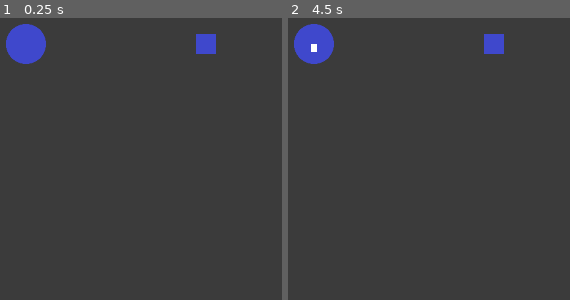
Above: before the commit, frames 1-2 (left to right).
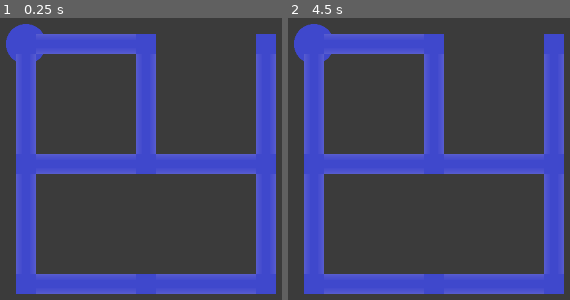
Above: after the commit, the same moments.

Repository: mwegrzyn2311/Procedural-Level-Generation
Game: Godot game, scene res://Games/Panel/Board/board.tscn
Two runs of this game, one before a commit and one after it. Both use one fixed random seed, a clock stepped at 60 frames per second and the inputs below. This scene is started directly instead of the project's main scene.
Inputs (mouse positions are in pixels of both pictures, inside the frame that each line leads up to):
- Up to frame 1 (0.25 s): no input
- Up to frame 2 (4.5 s): tap Enter at 0.5, 2, 3.5 s; move the mouse to (313, 43) at 0.52 s; hold Right (ui_right) 0.53-1.28 s; click (313, 43) at 0.67 s; tap Space at 1.25, 2.75, 4.25 s; move the mouse to (493, 43) at 1.27 s; hold Down (ui_down) 1.28-2.03 s; click (493, 43) at 1.42 s; move the mouse to (outside the picture) at 2.02 s; hold Right (ui_right) 2.03-2.78 s; click (outside the picture) at 2.17 s; move the mouse to (513, 221) at 2.77 s; hold Up (ui_up) 2.78-3.53 s; click (513, 221) at 2.92 s; move the mouse to (outside the picture) at 3.52 s; hold Left (ui_left) from 3.53 s (still down); click (outside the picture) at 3.67 s; move the mouse to (313, 51) at 4.27 s; click (313, 51) at 4.42 s

The runs differ from the first frame. In frame 1, 29% of the frame differs, in the area x 5-98%, y 5-98%; in frame 2, 29%.
Error before the commit: Invalid call. Nonexistent function 'turn' in base 'Node2D (Board)'. (res://Games/Panel/Board/Intersection.gd:13)

Commit message:
Working basic panels

Diff:
--- /dev/null
+++ b/Common/Dir2.gd
@@ -0,0 +1,10 @@
+extends Node
+
+func closest_dir(dir: Vector2) -> Vector2:
+	if abs(dir.x) > abs(dir.y):
+		return Vector2.RIGHT if dir.x > 0 else Vector2.LEFT
+	else:
+		return Vector2.UP if dir.y < 0 else Vector2.DOWN
+
+func is_dir(vec: Vector2) -> bool:
+	return vec == Vector2.RIGHT or vec == Vector2.DOWN or vec == Vector2.LEFT or vec == Vector2.UP
--- a/Games/Panel/Board/board.gd
+++ b/Games/Panel/Board/board.gd
@@ -1,31 +1,44 @@
 extends Node2D
 
-class_name Board
+class_name PanelBoard
 
 @onready var panel_elements = $Elements
-@onready var start = $Elements/Start
 @onready var line: Line = Line.new()
 
+var start: PanelStart
+var currently_over: PanelEle = null
+
 var is_drawing: bool = false
-var last_drawing_origin: Vector2
+var drawing_dir: Vector2 = Vector2.RIGHT
 
 func _ready():
 	self.add_child(line)
 	_reset_line()
 	call_deferred("register_in_navigation")
+	regenerate_level()
 
 func _process(delta):
-	if is_drawing:
-		line.set_point_position(line.get_point_count() - 1, get_local_mouse_position())
+	if not is_drawing:
+		return
+	if currently_over != null:
+		return
+
+	line.set_point_position(line.get_point_count() - 1, _line_point_inside_pipe())
+
+func _line_point_inside_pipe() -> Vector2:
+	var prev_point = line.get_point_position(line.get_point_count() - 2)
+	return prev_point + abs(get_local_mouse_position() - prev_point) * self.drawing_dir
 
 func register_in_navigation():
 	NAVIGATION.game_scene = self
 
 func generate_elements():
 	CURRENT_PANEL.generate_map()
-	for element in CURRENT_LEVEL_INFO.level_map:
-		panel_elements.add_child(element)
-		element.add_to_group("panel_elements")
+	for pos in CURRENT_PANEL.panel_dict:
+		var element = PANEL_ELE_CONVERTER.convert(CURRENT_PANEL.panel_dict[pos], pos, self)
+		if element != null:
+			panel_elements.add_child(element)
+			element.add_to_group("panel_elements")
 
 func cleanup():
 	_reset_line()
@@ -36,18 +49,28 @@
 	cleanup()
 	generate_elements()
 
+func _last_drawing_origin() -> Vector2:
+	return line.get_point_position(line.get_point_count() - 2)
 
 func _reset_line():
 	line.clear_points()
-	last_drawing_origin = start.position
-	line.add_point(last_drawing_origin)
-	line.add_point(last_drawing_origin)
+	var start_pos = Vector2(0,0) if start == null else start.position
+	line.add_point(start_pos)
+	line.add_point(start_pos)
 
-func _turn(intersection_pos):
-	last_drawing_origin = intersection_pos
-	line.add_point(intersection_pos)
+func _turn(intersection_pos: Vector2, mouse_move_dir: Vector2):
+	self.drawing_dir = mouse_move_dir
+	line.set_point_position(line.get_point_count() - 1, intersection_pos)
+	line.add_point(_line_point_inside_pipe())
+
+func _change_dir(mouse_move_dir: Vector2):
+	self.drawing_dir = mouse_move_dir
+
+func _go_back(back_dir: Vector2):
+	line.remove_point(line.get_point_count() - 2)
 
 func _start_drawing():
+	self.register_curr_over(start)
 	if is_drawing:
 		pass
 	is_drawing = true
@@ -56,16 +79,65 @@
 	is_drawing = false
 	_reset_line()
 
-func _on_start_input_event(viewport, event, shape_idx):
-	if event is InputEventMouseButton:
-		_start_drawing()
-
 func _on_background_gui_input(event):
 	if event is InputEventMouseButton:
 		_end_drawing()
 
+func register_start(start: PanelStart):
+	self.start = start
 
+func _has_already_been_visited(pos: Vector2):
+	return line.points.find(pos) != -1
 
+func has_already_been_visited(ele: PanelEle):
+	return _has_already_been_visited(ele.position)
 
-func _on_intersection_mouse_entered():
-	pass # Replace with function body.
+func is_last_visited(ele: PanelEle):
+	return ele.position == _last_drawing_origin()
+
+func register_curr_over(currently_over: PanelEle):
+	if is_drawing and (is_last_visited(currently_over) or (not has_already_been_visited(currently_over) and is_neighbouring_node(currently_over))):
+		self.currently_over = currently_over
+
+func is_neighbouring_node(currently_over: PanelEle) -> bool:
+	var curr_pos: Vector2 = currently_over.position
+	var prev_pos: Vector2 = line.get_point_position(line.get_point_count() - 2)
+	if curr_pos.x == prev_pos.x:
+		return abs(curr_pos.y - prev_pos.y) == PANEL_ELE_CONVERTER.NEIGH_DIST
+	elif curr_pos.y == prev_pos.y:
+		return abs(curr_pos.x - prev_pos.x) == PANEL_ELE_CONVERTER.NEIGH_DIST
+	else:
+		return false
+
+func _neigh_has_been_visited(intersection_pos: Vector2, dir: Vector2) -> bool:
+	return _has_already_been_visited(intersection_pos + dir * PANEL_ELE_CONVERTER.NEIGH_DIST)
+
+func _can_move_mouse_to(intersection: PanelEle, dir: Vector2) -> bool:
+	var mouse_over_coord = intersection.board_coord + dir
+	return CURRENT_PANEL.panel_dict.has(mouse_over_coord) and CURRENT_PANEL.panel_dict[mouse_over_coord] == PANEL_ELEMENTS.Ele.PIPE
+
+func _should_turn(intersection_pos: Vector2, dir: Vector2) -> bool:
+	return intersection_pos != _last_drawing_origin() and (line.get_point_position(line.get_point_count() - 2) - line.get_point_position(line.get_point_count() - 1)).normalized() != dir
+
+func _should_change_dir(intersection_pos: Vector2, dir: Vector2) -> bool:
+	return intersection_pos == _last_drawing_origin() and (line.get_point_position(line.get_point_count() - 3) - line.get_point_position(line.get_point_count() - 2)).normalized() != dir
+
+func _should_go_back(intersection_pos: Vector2, dir: Vector2) -> bool:
+	return intersection_pos == _last_drawing_origin() and (line.get_point_position(line.get_point_count() - 3) - line.get_point_position(line.get_point_count() - 2)).normalized() == dir
+
+func curr_over_exited(curr_over: PanelEle):
+	# This is the case where you've entered something you shouldn't
+	if not is_drawing or self.currently_over != curr_over:
+		return
+	var mouse_move_dir: Vector2 = currently_over.get_drawing_dir()
+	if not _can_move_mouse_to(curr_over, mouse_move_dir):
+		return
+	if _should_turn(currently_over.position, mouse_move_dir):
+		_turn(currently_over.position, mouse_move_dir)
+	elif _should_change_dir(currently_over.position, mouse_move_dir):
+		_change_dir(mouse_move_dir)
+	else:
+		self.drawing_dir = -mouse_move_dir
+		if _should_go_back(currently_over.position, mouse_move_dir):
+			_go_back(currently_over.position)
+	currently_over = null
--- a/Games/Panel/Board/board.tscn
+++ b/Games/Panel/Board/board.tscn
@@ -1,16 +1,8 @@
-[gd_scene load_steps=7 format=3 uid="uid://cfj55mtw2xm2u"]
+[gd_scene load_steps=2 format=3 uid="uid://qg8prwos6mj0"]
 
 [ext_resource type="Script" path="res://Games/Panel/Board/board.gd" id="1_bi78r"]
-[ext_resource type="Texture2D" uid="uid://c43hxrg6wnx5k" path="res://Games/Panel/Board/circle.png" id="1_vqjgc"]
-[ext_resource type="Script" path="res://Games/Panel/Board/Intersection.gd" id="3_w8y56"]
-[ext_resource type="Texture2D" uid="uid://7gwlqxxnegq1" path="res://Games/Panel/Board/square_256.png" id="4_cuajv"]
 
-[sub_resource type="CircleShape2D" id="CircleShape2D_5p7r8"]
-radius = 32.0
-
-[sub_resource type="RectangleShape2D" id="RectangleShape2D_215ui"]
-
-[node name="Board" type="Node2D"]
+[node name="PanelBoard" type="Node2D"]
 script = ExtResource("1_bi78r")
 
 [node name="Background" type="ColorRect" parent="."]
@@ -21,30 +13,4 @@
 
 [node name="Elements" type="Node2D" parent="."]
 
-[node name="Start" type="StaticBody2D" parent="Elements"]
-position = Vector2(256, 256)
-input_pickable = true
-
-[node name="CollisionShape2D" type="CollisionShape2D" parent="Elements/Start"]
-shape = SubResource("CircleShape2D_5p7r8")
-
-[node name="Sprite2D" type="Sprite2D" parent="Elements/Start"]
-scale = Vector2(0.125, 0.125)
-texture = ExtResource("1_vqjgc")
-
-[node name="Intersection" type="StaticBody2D" parent="Elements"]
-input_pickable = true
-script = ExtResource("3_w8y56")
-
-[node name="CollisionShape2D" type="CollisionShape2D" parent="Elements/Intersection"]
-position = Vector2(544, 256)
-shape = SubResource("RectangleShape2D_215ui")
-
-[node name="Sprite2D" type="Sprite2D" parent="Elements/Intersection"]
-position = Vector2(544, 256)
-scale = Vector2(0.125, 0.125)
-texture = ExtResource("4_cuajv")
-
 [connection signal="gui_input" from="Background" to="." method="_on_background_gui_input"]
-[connection signal="input_event" from="Elements/Start" to="." method="_on_start_input_event"]
-[connection signal="mouse_entered" from="Elements/Intersection" to="Elements/Intersection" method="_on_mouse_entered"]
--- /dev/null
+++ b/Games/Panel/Element/Intersection/intersection.gd
@@ -0,0 +1,13 @@
+extends PanelEle
+
+class_name PanelIntersection
+
+const SCENE = preload("res://Games/Panel/Element/Intersection/intersection.tscn")
+
+
+func _on_mouse_entered():
+	board.register_curr_over(self)
+
+
+func _on_mouse_exited():
+	board.curr_over_exited(self)
--- /dev/null
+++ b/Games/Panel/Element/Intersection/intersection.tscn
@@ -0,0 +1,15 @@
+[gd_scene load_steps=4 format=3 uid="uid://cx7q6e4h086fe"]
+
+[ext_resource type="Texture2D" uid="uid://7gwlqxxnegq1" path="res://Games/Panel/Element/Intersection/square_256.png" id="1_8fac1"]
+[ext_resource type="PackedScene" uid="uid://b6m4ht4tkdnbv" path="res://Games/Panel/Element/panel_ele.tscn" id="1_ee6qp"]
+[ext_resource type="Script" path="res://Games/Panel/Element/Intersection/intersection.gd" id="2_ifa7p"]
+
+[node name="Intersection" instance=ExtResource("1_ee6qp")]
+input_pickable = true
+script = ExtResource("2_ifa7p")
+
+[node name="Sprite" parent="." index="1"]
+texture = ExtResource("1_8fac1")
+
+[connection signal="mouse_entered" from="." to="." method="_on_mouse_entered"]
+[connection signal="mouse_exited" from="." to="." method="_on_mouse_exited"]
--- /dev/null
+++ b/Games/Panel/Element/Pipe/pipe.gd
@@ -0,0 +1,24 @@
+extends PanelEle
+
+class_name PanelPipe
+
+const SCENE = preload("res://Games/Panel/Element/Pipe/pipe.tscn")
+const HALF_PIPE_OFFSET = ((PANEL_ELEMENTS.PIPE_LEN - 1) * PANEL_ELEMENTS.ELE_SIZE * PANEL_ELEMENTS.ELE_SCALE) / 2
+
+func _ready():
+	self.apply_scale(Vector2(PANEL_ELEMENTS.PIPE_LEN, 1))
+
+func initialize(board: PanelBoard, board_coord: Vector2, coords: Vector2, is_vertical: bool = false):
+	super.initialize(board, board_coord, coords, is_vertical)
+	offset_by_half_pipe_len(is_vertical)
+	if is_vertical:
+		rotate_to_vertical()
+
+func rotate_to_vertical():
+	self.set_rotation_degrees(90)
+
+func offset_by_half_pipe_len(is_vertical: bool = false):
+	if is_vertical:
+		self.position.y += HALF_PIPE_OFFSET
+	else:
+		self.position.x += HALF_PIPE_OFFSET
--- /dev/null
+++ b/Games/Panel/Element/Pipe/pipe.tscn
@@ -0,0 +1,11 @@
+[gd_scene load_steps=4 format=3 uid="uid://ce0xuctacswwp"]
+
+[ext_resource type="PackedScene" uid="uid://b6m4ht4tkdnbv" path="res://Games/Panel/Element/panel_ele.tscn" id="1_oilbp"]
+[ext_resource type="Texture2D" uid="uid://2j00fqpdw5fu" path="res://Games/Panel/Element/Pipe/Pipe.png" id="2_ls6bg"]
+[ext_resource type="Script" path="res://Games/Panel/Element/Pipe/pipe.gd" id="2_nnqc4"]
+
+[node name="Pipe" instance=ExtResource("1_oilbp")]
+script = ExtResource("2_nnqc4")
+
+[node name="Sprite" parent="." index="1"]
+texture = ExtResource("2_ls6bg")
--- /dev/null
+++ b/Games/Panel/Element/Start/start.gd
@@ -0,0 +1,19 @@
+extends PanelEle
+
+class_name PanelStart
+
+const SCENE = preload("res://Games/Panel/Element/Start/start.tscn")
+
+func initialize(board: PanelBoard, board_coord: Vector2, coords: Vector2, is_vertical: bool = false):
+	super.initialize(board, board_coord, coords, is_vertical)
+	board.register_start(self)
+
+func _on_input_event(viewport, event, shape_idx):
+	if event is InputEventMouseButton:
+		board._start_drawing()
+
+func _on_mouse_entered():
+	board.register_curr_over(self)
+
+func _on_mouse_exited():
+	board.curr_over_exited(self)
--- /dev/null
+++ b/Games/Panel/Element/Start/start.tscn
@@ -0,0 +1,22 @@
+[gd_scene load_steps=5 format=3 uid="uid://dhe23gg0m3o2y"]
+
+[ext_resource type="Texture2D" uid="uid://c43hxrg6wnx5k" path="res://Games/Panel/Element/Start/circle.png" id="1_4vdri"]
+[ext_resource type="PackedScene" uid="uid://b6m4ht4tkdnbv" path="res://Games/Panel/Element/panel_ele.tscn" id="1_75fnm"]
+[ext_resource type="Script" path="res://Games/Panel/Element/Start/start.gd" id="2_eok7t"]
+
+[sub_resource type="CircleShape2D" id="CircleShape2D_3v4rf"]
+radius = 256.0
+
+[node name="PanelStart" instance=ExtResource("1_75fnm")]
+input_pickable = true
+script = ExtResource("2_eok7t")
+
+[node name="Collision" parent="." index="0"]
+shape = SubResource("CircleShape2D_3v4rf")
+
+[node name="Sprite" parent="." index="1"]
+texture = ExtResource("1_4vdri")
+
+[connection signal="input_event" from="." to="." method="_on_input_event"]
+[connection signal="mouse_entered" from="." to="." method="_on_mouse_entered"]
+[connection signal="mouse_exited" from="." to="." method="_on_mouse_exited"]
--- /dev/null
+++ b/Games/Panel/Element/panel_ele.gd
@@ -0,0 +1,25 @@
+extends StaticBody2D
+
+class_name PanelEle
+
+@onready var collision: CollisionShape2D = $Collision
+@onready var texture: TextureRect = $Texture
+
+var board: PanelBoard
+var board_coord: Vector2
+
+func initialize(board: PanelBoard, board_coord: Vector2, coords: Vector2, is_vertical: bool = false):
+	self.board = board
+	self.board_coord = board_coord
+	set_coords(coords)
+	self.apply_scale(Vector2(PANEL_ELEMENTS.ELE_SCALE, PANEL_ELEMENTS.ELE_SCALE))
+
+func set_coords(coords: Vector2):
+	self.position = coords
+
+# TODO: Investigate if global_position should be used instead
+func is_inside() -> bool:
+	return abs(get_global_mouse_position() - self.global_position) <= Vector2(PANEL_ELEMENTS.ELE_SIZE, PANEL_ELEMENTS.ELE_SIZE)
+
+func get_drawing_dir() -> Vector2:
+	return Dir2.closest_dir(get_global_mouse_position() - self.global_position)
--- /dev/null
+++ b/Games/Panel/Element/panel_ele.tscn
@@ -0,0 +1,15 @@
+[gd_scene load_steps=3 format=3 uid="uid://b6m4ht4tkdnbv"]
+
+[ext_resource type="Script" path="res://Games/Panel/Element/panel_ele.gd" id="1_0tc6c"]
+
+[sub_resource type="RectangleShape2D" id="RectangleShape2D_2t2p5"]
+size = Vector2(256, 256)
+
+[node name="PanelEle" type="StaticBody2D"]
+script = ExtResource("1_0tc6c")
+
+[node name="Collision" type="CollisionShape2D" parent="."]
+shape = SubResource("RectangleShape2D_2t2p5")
+
+[node name="Sprite" type="Sprite2D" parent="."]
+texture_repeat = 2
--- a/Games/Panel/Info/CURRENT_PANEL.gd
+++ b/Games/Panel/Info/CURRENT_PANEL.gd
@@ -4,7 +4,7 @@
 var width: int = 4
 var height: int = 4
 
-var panel_dict: Dictionary = {}
+var panel_dict: Dictionary
 
 var level_generator: LevelGenerator = null
 
@@ -21,4 +21,11 @@
 		level_generator = PanelMCTSLevelGenerator.new(width, height)
 
 func generate_map():
-	self.panel_dict = level_generator.generate_level()
+	#self.panel_dict = level_generator.generate_level()
+	self.panel_dict = {
+		Vector2(0,0): PANEL_ELEMENTS.Ele.START, Vector2(1, 0): PANEL_ELEMENTS.Ele.PIPE, Vector2(2, 0): PANEL_ELEMENTS.Ele.INTERSECTION, Vector2(3, 0): PANEL_ELEMENTS.Ele.EMPTY, Vector2(4, 0): PANEL_ELEMENTS.Ele.INTERSECTION,
+		Vector2(0,1): PANEL_ELEMENTS.Ele.PIPE, Vector2(1, 1): PANEL_ELEMENTS.Ele.EMPTY, Vector2(2, 1): PANEL_ELEMENTS.Ele.PIPE, Vector2(3, 1): PANEL_ELEMENTS.Ele.EMPTY, Vector2(4, 1): PANEL_ELEMENTS.Ele.PIPE,
+		Vector2(0,2): PANEL_ELEMENTS.Ele.INTERSECTION, Vector2(1, 2): PANEL_ELEMENTS.Ele.PIPE, Vector2(2, 2): PANEL_ELEMENTS.Ele.INTERSECTION, Vector2(3, 2): PANEL_ELEMENTS.Ele.PIPE, Vector2(4, 2): PANEL_ELEMENTS.Ele.INTERSECTION,
+		Vector2(0,3): PANEL_ELEMENTS.Ele.PIPE, Vector2(1, 3): PANEL_ELEMENTS.Ele.EMPTY, Vector2(2, 3): PANEL_ELEMENTS.Ele.EMPTY, Vector2(3, 3): PANEL_ELEMENTS.Ele.EMPTY, Vector2(4, 3): PANEL_ELEMENTS.Ele.PIPE,
+		Vector2(0,4): PANEL_ELEMENTS.Ele.INTERSECTION, Vector2(1, 4): PANEL_ELEMENTS.Ele.PIPE, Vector2(2, 4): PANEL_ELEMENTS.Ele.INTERSECTION, Vector2(3, 4): PANEL_ELEMENTS.Ele.PIPE, Vector2(4, 4): PANEL_ELEMENTS.Ele.INTERSECTION,
+	}
--- a/Games/Panel/LevelGeneration/PANEL_ELEMENTS.gd
+++ b/Games/Panel/LevelGeneration/PANEL_ELEMENTS.gd
@@ -1,11 +1,22 @@
 extends Node
 
 const PIPE_LEN = 5
+const ELE_SIZE = 256
+const ELE_SCALE = 0.125
 
 enum Ele {
 	START,
-	END,
 	INTERSECTION,
 	PIPE,
+	END,
 	EMPTY
 }
+
+# This should be done with preload instead of class_name and being forced to
+# use SCENE const afterwards but there is a bug which breaks the scenes if
+# preload is used in this class
+var ELE_TO_SCENE: Dictionary = {
+	Ele.START: PanelStart,
+	Ele.INTERSECTION: PanelIntersection,
+	Ele.PIPE: PanelPipe,
+}
--- /dev/null
+++ b/Games/Panel/LevelGeneration/PANEL_ELE_CONVERTER.gd
@@ -0,0 +1,23 @@
+extends Node
+
+const OFFSET: Vector2 = PANEL_ELEMENTS.ELE_SIZE * Vector2.ONE
+const NEIGH_DIST: float = (PANEL_ELEMENTS.PIPE_LEN + 1) * PANEL_ELEMENTS.ELE_SIZE * PANEL_ELEMENTS.ELE_SCALE
+
+func convert(ele: PANEL_ELEMENTS.Ele, pos: Vector2, board: PanelBoard) -> PanelEle:
+	if not PANEL_ELEMENTS.ELE_TO_SCENE.has(ele):
+		return null
+	var element: PanelEle = PANEL_ELEMENTS.ELE_TO_SCENE[ele].SCENE.instantiate()
+	element.initialize(board, pos, coord_to_position(pos), int(pos.y) % 2 == 1)
+	return element
+
+func coord_to_position(coord: Vector2) -> Vector2:
+	return OFFSET + move_vec_by_pipe_len(coord) * PANEL_ELEMENTS.ELE_SIZE * PANEL_ELEMENTS.ELE_SCALE
+
+func position_to_coord(pos: Vector2) -> Vector2:
+	return (pos - OFFSET) / (PANEL_ELEMENTS.ELE_SIZE * PANEL_ELEMENTS.ELE_SCALE)
+
+func move_vec_by_pipe_len(pos: Vector2) -> Vector2:
+	return Vector2(move_int_by_pipe_len(pos.x), move_int_by_pipe_len(pos.y))
+
+func move_int_by_pipe_len(coord: int) -> int:
+	return (coord / 2) * (PANEL_ELEMENTS.PIPE_LEN - 1) + coord
--- a/project.godot
+++ b/project.godot
@@ -17,6 +17,7 @@
 
 [autoload]
 
+Dir2="*res://Common/Dir2.gd"
 CONSTANTS="*res://Common/CONSTANTS.gd"
 MENU_INFO="*res://Common/MENU_INFO.gd"
 NAVIGATION="*res://Common/NAVIGATION.gd"
@@ -31,6 +32,7 @@
 CURRENT_LEVEL_INFO="*res://Games/Supaplex/Info/CURRENT_LEVEL_INFO.gd"
 PANEL_ELEMENTS="*res://Games/Panel/LevelGeneration/PANEL_ELEMENTS.gd"
 CURRENT_PANEL="*res://Games/Panel/Info/CURRENT_PANEL.gd"
+PANEL_ELE_CONVERTER="*res://Games/Panel/LevelGeneration/PANEL_ELE_CONVERTER.gd"
 
 [display]
 
Renamed: Games/Panel/Board/square_256.png -> Games/Panel/Element/Intersection/square_256.png
Not shown, changed: Games/Panel/Element/Intersection/square_256.png.import
Binary file added: Games/Panel/Element/Pipe/Pipe.png
Not shown, added: Games/Panel/Element/Pipe/Pipe.png.import
Renamed: Games/Panel/Board/circle.png -> Games/Panel/Element/Start/circle.png
Not shown, changed: Games/Panel/Element/Start/circle.png.import
